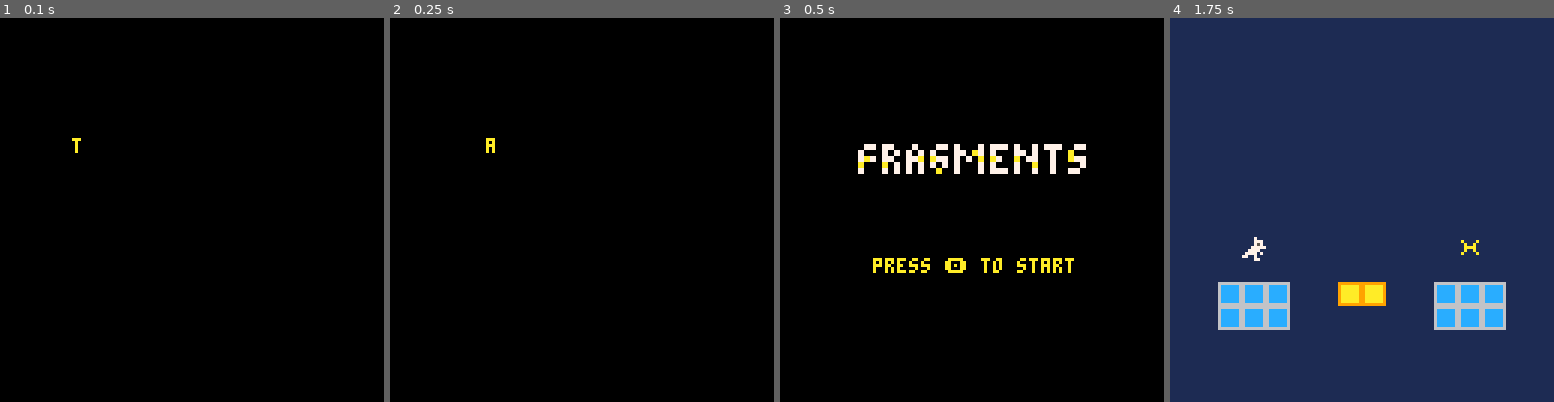
Above: before the commit, frames 1-4 (left to right).
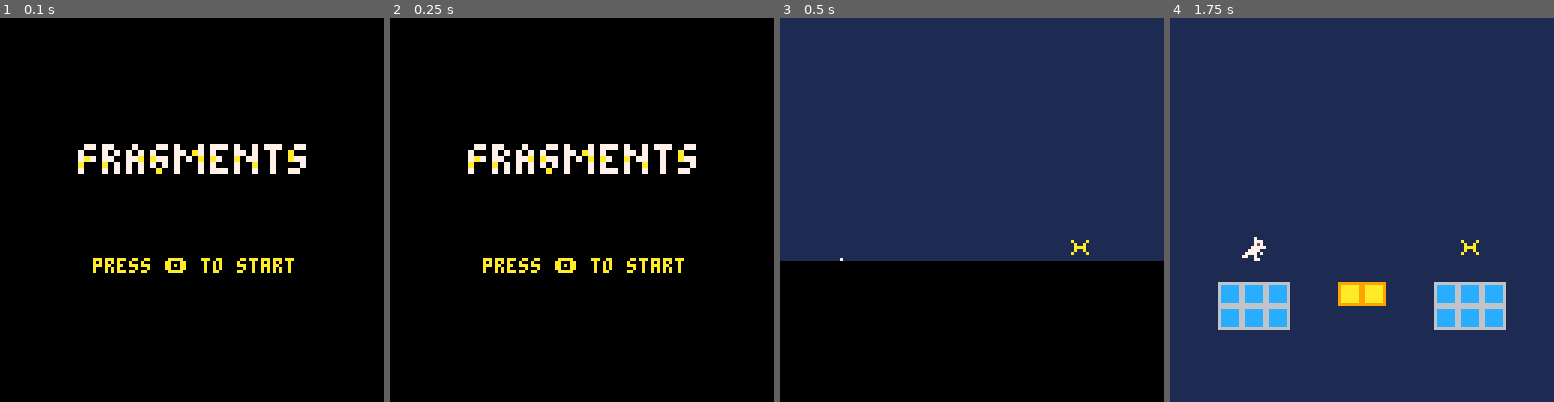
Above: after the commit, the same moments.

Repository: Pirh/alakajam2
Game: PICO-8 cartridge alakajam2.p8
Same seed, same stepped clock (60 frames per second), same inputs: the game is played once before the commit and once after it.
Inputs:
- Up to frame 1 (0.1 s): no input
- Up to frame 2 (0.25 s): no input
- Up to frame 3 (0.5 s): tap X (X key) at 0.33 s
- Up to frame 4 (1.75 s): tap O (Z key) at 0.7, 1.7 s; tap X (X key) at 1.07 s; hold Right from 1.6 s (still down)

The runs differ from the first frame. In frame 1, 3.0% of the frame differs, in the area x 18-80%, y 31-67%; in frame 2, 3.0%; in frame 3, 64%, in the area x 0-100%, y 0-67%; in frame 4, nothing differs.

Commit message:
Add sound and music

Diff:
--- a/alakajam2.p8
+++ b/alakajam2.p8
@@ -28,7 +28,7 @@
 
 function _init()
   initstates()
-  changestate(states.finale)
+  changestate(states.title)
 end
 
 function _update60()
@@ -154,6 +154,10 @@
 -- title state
 
 function titleinit()
+  music(13, 200)
+  level = 0
+  fadecol = 0
+  track = 0
   titlecols = {7, 7, 7, 7, 7}
   titlecolindex = 0
   titletimer = 0.0
@@ -162,6 +166,7 @@
 function titleupdate()
   if btnp(4) or btnp(5) then
     changestate(states.game)
+    music(0, 1000)
   end
   titletimer -= dt
   if titletimer < 0 then
@@ -190,6 +195,7 @@
 
 level = 0
 fadecol = 0
+track = 0
 
 function gameinit()
   player = nil
@@ -200,6 +206,11 @@
   local lv = levels[level+1]
   local ox = lv.ox * 16
   local oy = lv.oy * 16
+  local newtrack = lv.darkreset and 10 or 0
+  if newtrack != track then
+    music(newtrack, 1000)
+    track = newtrack
+  end
   for mx=0,15 do
     for my=0,15 do
       local sp = mget(mx+ox, my+oy)
@@ -265,6 +276,7 @@
     player.vy = -jumpspeed
     player.jumpbuffer = 0
     player.groundbuffer = 0
+    sfx(8)
   end
 
   -- vertical movement
@@ -300,6 +312,9 @@
   player.x = clamp(player.x, 0, pix(15))
 
   if player.y > pix(24) then
+    if not nextlevel then
+      sfx(10)
+    end
     if lv.darkreset then
       nextlevel = lv.darkreset
     else
@@ -314,6 +329,9 @@
     if player != other then
       local collided = rect_hits_rect(player.x, player.y, other.x, other.y)
       if collided then
+        if not nextlevel then
+          sfx(9)
+        end
         nextlevel = level + 1
       end
     end
@@ -362,6 +380,7 @@
 -- finale state
 
 function finaleinit()
+  music(13, 200)
   finalemessage = "thank you for playing!"
   finaletime = 0
   finaleanimdone = false
Not shown, changed: the music (__music__) section of alakajam2.p8
Not shown, changed: the sound effects (__sfx__) section of alakajam2.p8
